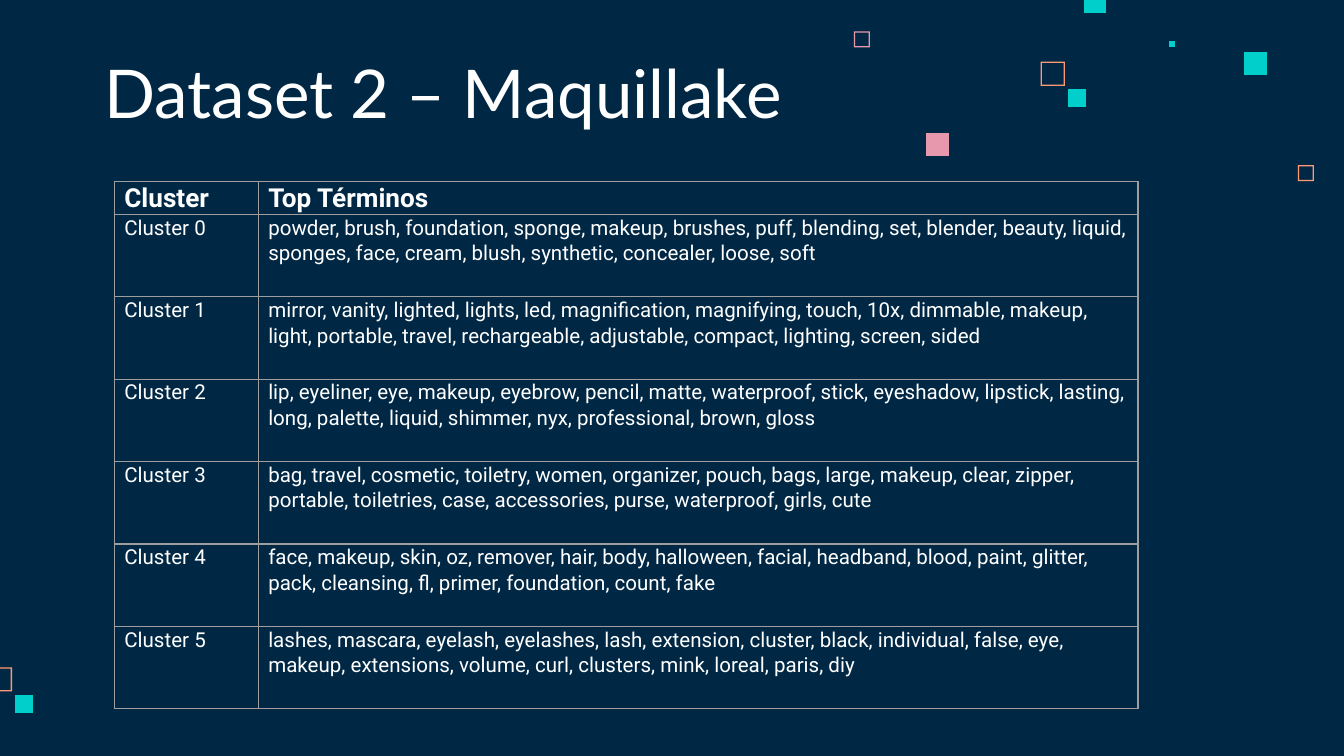
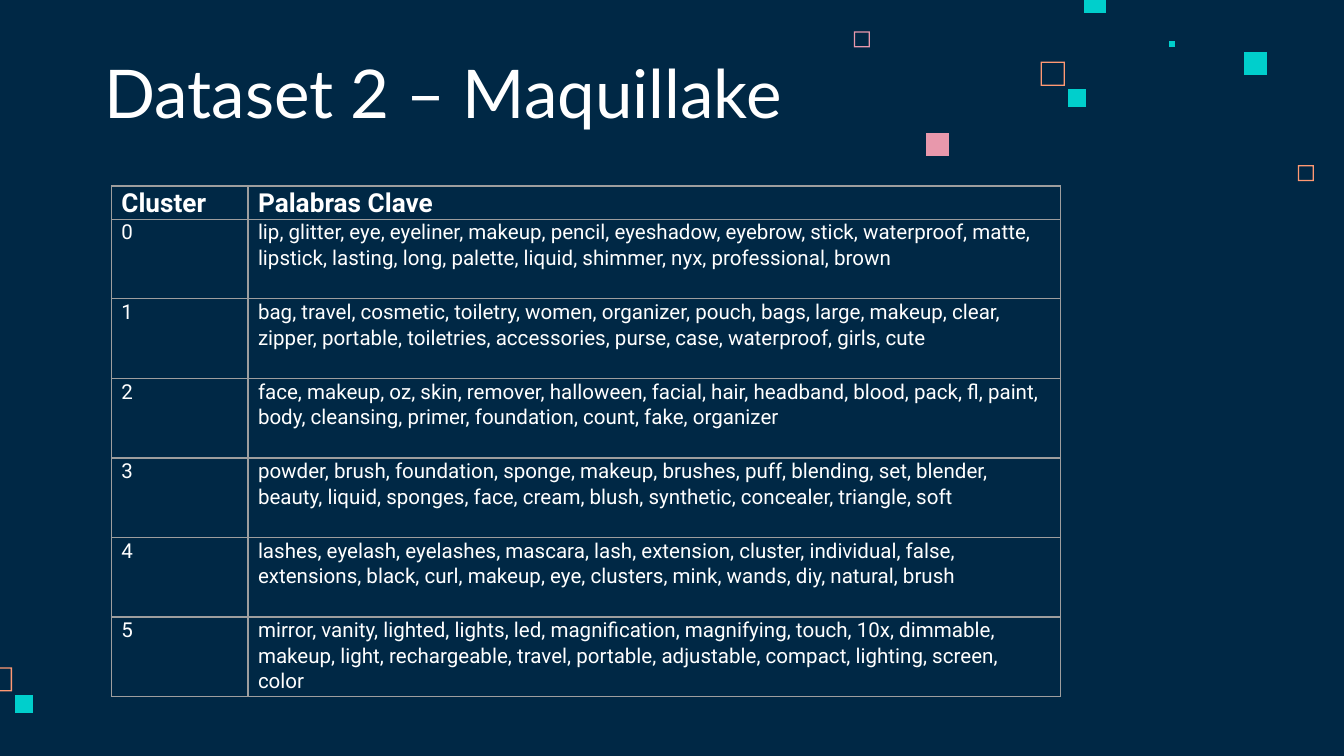
Before and after one commit to ChrissValdez/Proyecto_Integrador, a slide deck: slide 17 of Proyecto_integrador.pptx. Drawn at 1344x756 pixels with LibreOffice and Linux fonts; fonts in the diff are those of the drawing. Boxes give left, top, right and bottom in pixels: in the first picture for what was removed or moved away, otherwise in the second. Text is boxed around its words. In the diff, an @@ line names an element or a change of style, - is before the commit and + after.

```diff
--- a/Proyecto_integrador.pptx
+++ b/Proyecto_integrador.pptx
@@ table at bbox=[112, 185, 1060, 695] @@
-row 1, column 2: Top Términos
+row 1, column 2: Palabras Clave
-row 2, column 1: Cluster 0
+row 2, column 1: 0
-row 2, column 2: powder, brush, foundation, sponge, makeup, brushes, puff, blending, set, blender, beauty, liquid, sponges, face, cream, blush, synthetic, concealer, loose, soft
+row 2, column 2: lip, glitter, eye, eyeliner, makeup, pencil, eyeshadow, eyebrow, stick, waterproof, matte, lipstick, lasting, long, palette, liquid, shimmer, nyx, professional, brown
-row 3, column 1: Cluster 1
+row 3, column 1: 1
-row 3, column 2: mirror, vanity, lighted, lights, led, magnification, magnifying, touch, 10x, dimmable, makeup, light, portable, travel, rechargeable, adjustable, compact, lighting, screen, sided
+row 3, column 2: bag, travel, cosmetic, toiletry, women, organizer, pouch, bags, large, makeup, clear, zipper, portable, toiletries, accessories, purse, case, waterproof, girls, cute
-row 4, column 1: Cluster 2
+row 4, column 1: 2
-row 4, column 2: lip, eyeliner, eye, makeup, eyebrow, pencil, matte, waterproof, stick, eyeshadow, lipstick, lasting, long, palette, liquid, shimmer, nyx, professional, brown, gloss
+row 4, column 2: face, makeup, oz, skin, remover, halloween, facial, hair, headband, blood, pack, fl, paint, body, cleansing, primer, foundation, count, fake, organizer
-row 5, column 1: Cluster 3
+row 5, column 1: 3
-row 5, column 2: bag, travel, cosmetic, toiletry, women, organizer, pouch, bags, large, makeup, clear, zipper, portable, toiletries, case, accessories, purse, waterproof, girls, cute
+row 5, column 2: powder, brush, foundation, sponge, makeup, brushes, puff, blending, set, blender, beauty, liquid, sponges, face, cream, blush, synthetic, concealer, triangle, soft
-row 6, column 1: Cluster 4
+row 6, column 1: 4
-row 6, column 2: face, makeup, skin, oz, remover, hair, body, halloween, facial, headband, blood, paint, glitter, pack, cleansing, fl, primer, foundation, count, fake
+row 6, column 2: lashes, eyelash, eyelashes, mascara, lash, extension, cluster, individual, false, extensions, black, curl, makeup, eye, clusters, mink, wands, diy, natural, brush
-row 7, column 1: Cluster 5
+row 7, column 1: 5
-row 7, column 2: lashes, mascara, eyelash, eyelashes, lash, extension, cluster, black, individual, false, eye, makeup, extensions, volume, curl, clusters, mink, loreal, paris, diy
+row 7, column 2: mirror, vanity, lighted, lights, led, magnification, magnifying, touch, 10x, dimmable, makeup, light, rechargeable, travel, portable, adjustable, compact, lighting, screen, color
@@ table: place and size @@
-table at bbox=[114, 181, 1138, 708]
+table at bbox=[112, 185, 1060, 695]
```
Also in this commit, not shown: 8 other slides changed, 2 slides added, 1 other file.
